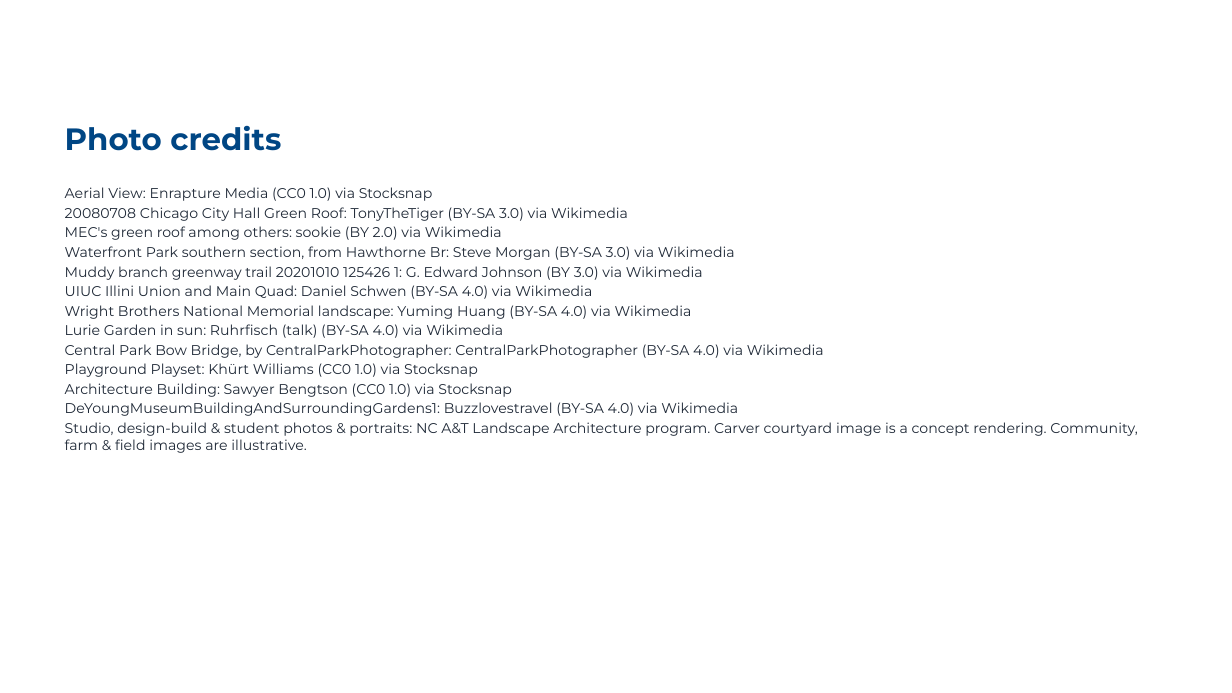
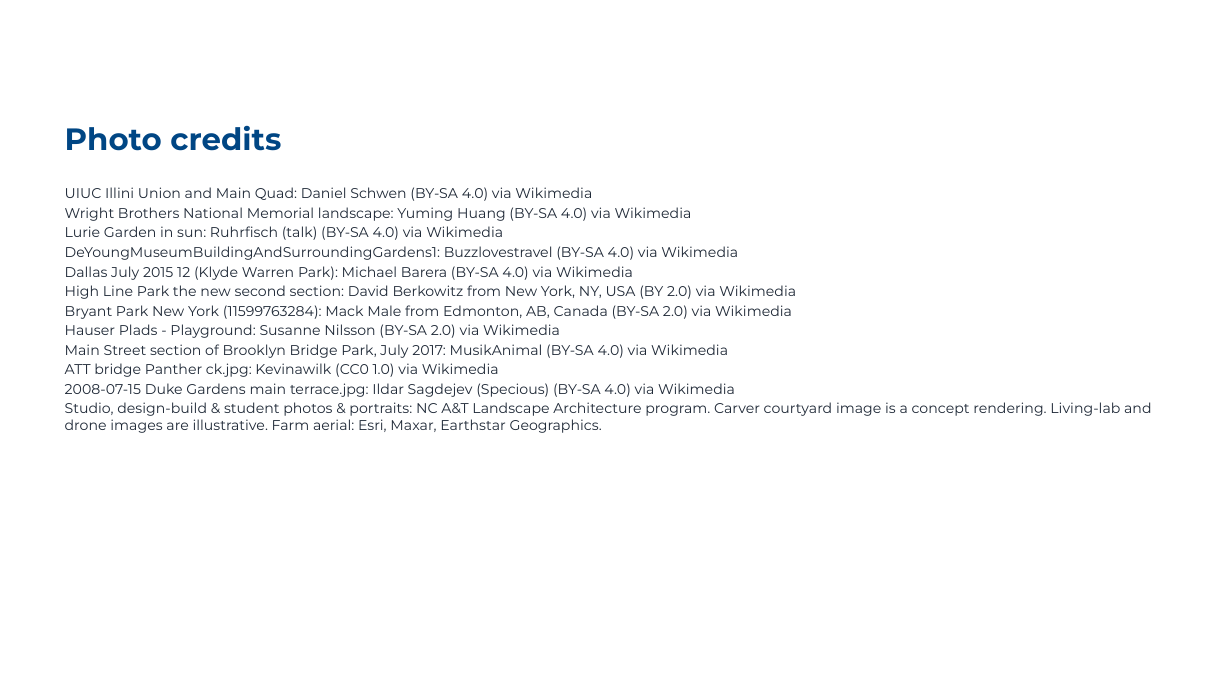
Before and after one commit to ncatlandarch-droid/ncat-landreth-farm-expansion, a slide deck: slide 18 of recruiting/NCAT_Landscape_Architecture_Recruiting.pptx. Drawn at 1232x693 pixels with LibreOffice and Linux fonts; fonts in the diff are those of the drawing; background and template pictures are left out. Boxes give left, top, right and bottom in pixels: in the first picture for what was removed or moved away, otherwise in the second. Text is boxed around its words. In the diff, an @@ line names an element or a change of style, - is before the commit and + after.

```diff
--- a/recruiting/NCAT_Landscape_Architecture_Recruiting.pptx
+++ b/recruiting/NCAT_Landscape_Architecture_Recruiting.pptx
@@ text at <box>65,187,735,280</box>: paragraphs removed @@
-Aerial View: Enrapture Media (CC0 1.0) via Stocksnap
-20080708 Chicago City Hall Green Roof: TonyTheTiger (BY-SA 3.0) via Wikimedia
-MEC's green roof among others: sookie (BY 2.0) via Wikimedia
-Waterfront Park southern section, from Hawthorne Br: Steve Morgan (BY-SA 3.0) via Wikimedia
-Muddy branch greenway trail 20201010 125426 1: G. Edward Johnson (BY 3.0) via Wikimedia
@@ text at <box>65,266,1152,433</box>: text changed @@
-Studio, design-build & student photos & portraits: NC A&T Landscape Architecture program. Carver courtyard image is a concept rendering. Community, farm & field images are illustrative.
+Dallas July 2015 12 (Klyde Warren Park): Michael Barera (BY-SA 4.0) via Wikimedia
+High Line Park the new second section: David Berkowitz from New York, NY, USA (BY 2.0) via Wikimedia
+Bryant Park New York (11599763284): Mack Male from Edmonton, AB, Canada (BY-SA 2.0) via Wikimedia
+Hauser Plads - Playground: Susanne Nilsson (BY-SA 2.0) via Wikimedia
+Main Street section of Brooklyn Bridge Park, July 2017: MusikAnimal (BY-SA 4.0) via Wikimedia
+ATT bridge Panther ck.jpg: Kevinawilk (CC0 1.0) via Wikimedia
+2008-07-15 Duke Gardens main terrace.jpg: Ildar Sagdejev (Specious) (BY-SA 4.0) via Wikimedia
+Studio, design-build & student photos & portraits: NC A&T Landscape Architecture program. Carver courtyard image is a concept rendering. Living-lab and drone images are illustrative. Farm aerial: Esri, Maxar, Earthstar Geographics.
@@ text at <box>65,344,824,397</box>: paragraphs removed @@
-Central Park Bow Bridge, by CentralParkPhotographer: CentralParkPhotographer (BY-SA 4.0) via Wikimedia
-Playground Playset: Khürt Williams (CC0 1.0) via Stocksnap
-Architecture Building: Sawyer Bengtson (CC0 1.0) via Stocksnap
```
Also in this commit, not shown: 3 other slides changed.
